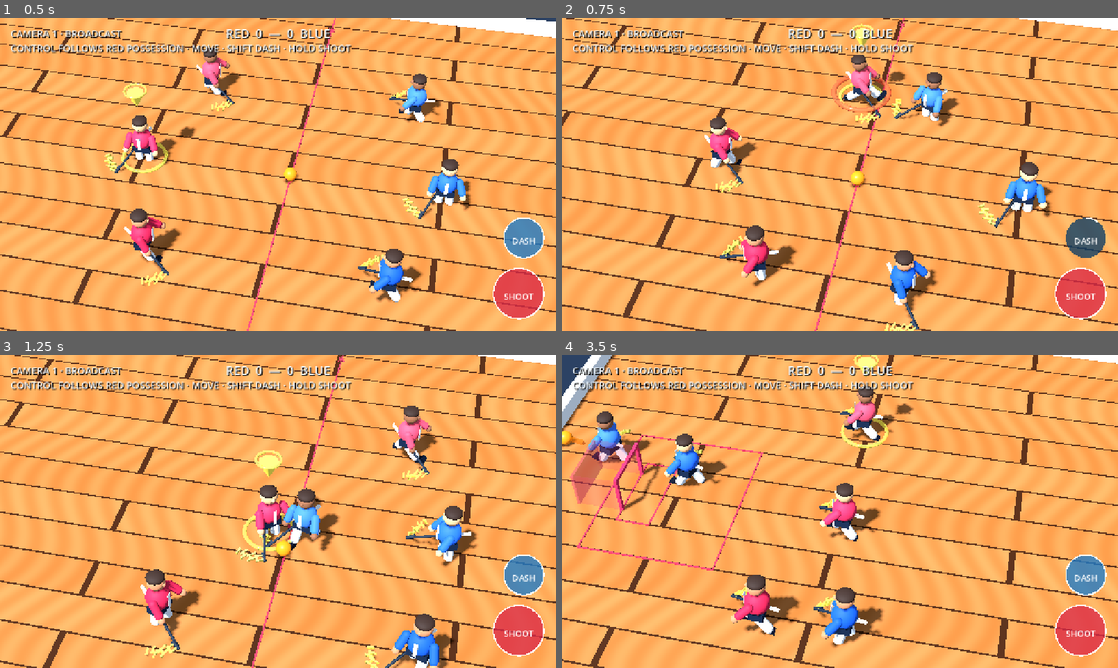
Above: before the commit, frames 1-4 (two rows, left to right).
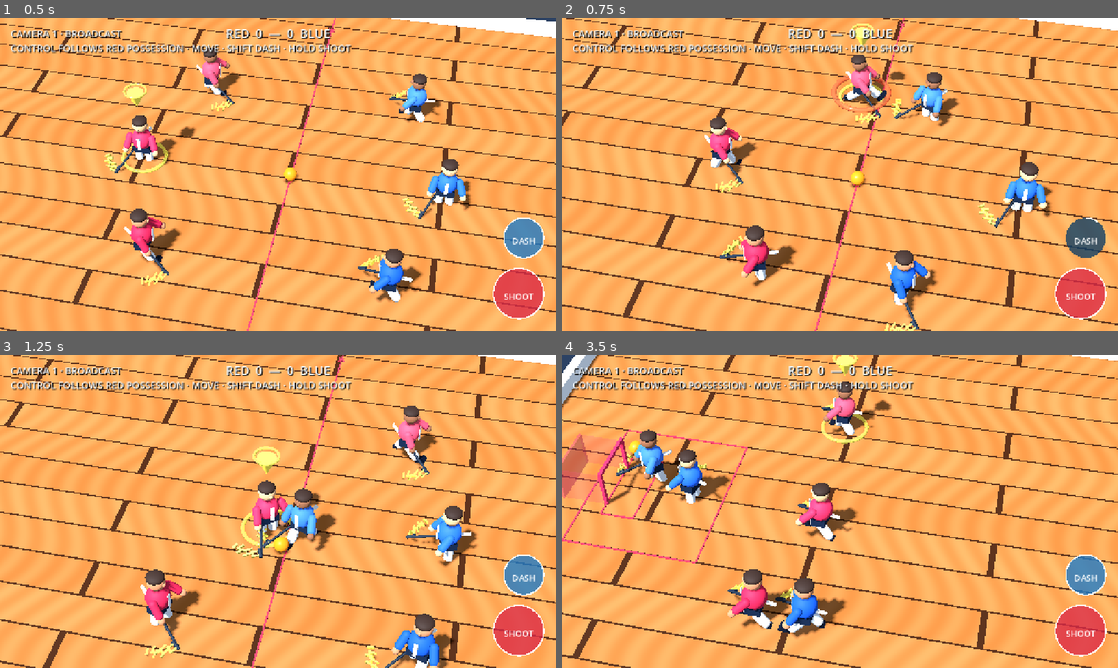
Above: after the commit, the same moments.

Repository: dylanwatsonsoftware/floorball-frenzy-3d
Game: Godot game, scene res://scenes/app/main.tscn
Same seed, same stepped clock (60 frames per second), same inputs: the game is played once before the commit and once after it.
Inputs (mouse positions are in pixels of both pictures, inside the frame that each line leads up to):
- Up to frame 1 (0.5 s): no input
- Up to frame 2 (0.75 s): tap Enter at 0.5 s; move the mouse to (962, 158) at 0.52 s; hold D (move_right) from 0.53 s (still down); tap Shift (dash) at 0.6 s; click (962, 158) at 0.67 s
- Up to frame 3 (1.25 s): keep holding D (move_right)
- Up to frame 4 (3.5 s): release D (move_right) at 1.25 s; drag from (728, 527) to (812, 574) at 1.27 s; move the mouse to (895, 442) at 2.02 s; hold D (move_right) 2.03-2.75 s; tap 1 at 2.1 s; drag from (812, 574) to (673, 464) at 2.77 s

Frame 1 is identical in both runs. In frame 2, less than 0.1% of the frame differs, in the area x 52-62%, y 1-21%; in frame 3, 2.6%; in frame 4, 25%, in the area x 0-100%, y 0-100%.

Commit message:
feat: slow ball carriers for catchable play

Diff:
--- a/scripts/gameplay/opponent_controller.gd
+++ b/scripts/gameplay/opponent_controller.gd
@@ -71,7 +71,10 @@
 	if is_dashing():
 		velocity = _dash_direction * PlayerMotorScript.DASH_SPEED
 	else:
-		velocity = PlayerMotorScript.step_velocity(velocity, decision.movement, delta, HeatSystemScript.speed_multiplier(_fuego_remaining))
+		var speed_multiplier := HeatSystemScript.speed_multiplier(_fuego_remaining)
+		if _ball.has_method("is_controlled_by_actor") and bool(_ball.call("is_controlled_by_actor", get_actor_id())):
+			speed_multiplier *= PlayerMotorScript.BALL_CARRIER_SPEED_MULTIPLIER
+		velocity = PlayerMotorScript.step_velocity(velocity, decision.movement, delta, speed_multiplier)
 	move_and_slide()
 	var boundary := RinkCollisionScript.constrain_body(global_position, velocity, RINK_HALF_LENGTH, RINK_HALF_WIDTH, 1.8)
 	global_position = boundary.position
--- a/scripts/gameplay/player_controller.gd
+++ b/scripts/gameplay/player_controller.gd
@@ -60,7 +60,10 @@
 	if is_dashing():
 		velocity = _dash_direction * PlayerMotorScript.DASH_SPEED
 	else:
-		velocity = PlayerMotorScript.step_velocity(velocity, input_vector, delta, HeatSystemScript.speed_multiplier(_fuego_remaining))
+		var speed_multiplier := HeatSystemScript.speed_multiplier(_fuego_remaining)
+		if _ball != null and _ball.has_method("is_controlled_by_actor") and bool(_ball.call("is_controlled_by_actor", get_actor_id())):
+			speed_multiplier *= PlayerMotorScript.BALL_CARRIER_SPEED_MULTIPLIER
+		velocity = PlayerMotorScript.step_velocity(velocity, input_vector, delta, speed_multiplier)
 	move_and_slide()
 	var boundary := RinkCollisionScript.constrain_body(global_position, velocity, RINK_HALF_LENGTH, RINK_HALF_WIDTH, 1.8)
 	global_position = boundary.position
--- a/scripts/gameplay/player_motor.gd
+++ b/scripts/gameplay/player_motor.gd
@@ -6,6 +6,7 @@
 const DECELERATION := 24.0
 const DASH_SPEED := 15.0
 const DASH_COOLDOWN := 1.1
+const BALL_CARRIER_SPEED_MULTIPLIER := 0.88
 
 
 static func combine_inputs(primary: Vector2, secondary: Vector2) -> Vector2:
@@ -15,7 +16,7 @@
 static func step_velocity(current: Vector3, input_vector: Vector2, delta: float, speed_multiplier: float = 1.0) -> Vector3:
 	var planar := Vector3(current.x, 0.0, current.z)
 	var input_direction := input_vector.limit_length(1.0)
-	var boosted_max_speed := MAX_SPEED * maxf(1.0, speed_multiplier)
+	var boosted_max_speed := MAX_SPEED * maxf(0.0, speed_multiplier)
 	var target := Vector3(input_direction.x, 0.0, input_direction.y) * boosted_max_speed
 	var rate := ACCELERATION if not input_direction.is_zero_approx() else DECELERATION
 	return planar.move_toward(target, rate * delta).limit_length(boosted_max_speed)
--- a/scripts/gameplay/squad_ai_controller.gd
+++ b/scripts/gameplay/squad_ai_controller.gd
@@ -47,7 +47,10 @@
 	if is_dashing():
 		velocity = _dash_direction * PlayerMotorScript.DASH_SPEED
 	else:
-		velocity = PlayerMotorScript.step_velocity(velocity, movement, delta)
+		var speed_multiplier := 1.0
+		if _ball.has_method("is_controlled_by_actor") and bool(_ball.call("is_controlled_by_actor", get_actor_id())):
+			speed_multiplier = PlayerMotorScript.BALL_CARRIER_SPEED_MULTIPLIER
+		velocity = PlayerMotorScript.step_velocity(velocity, movement, delta, speed_multiplier)
 	move_and_slide()
 	var boundary := RinkCollisionScript.constrain_body(global_position, velocity, RINK_HALF_LENGTH, RINK_HALF_WIDTH, 1.8)
 	global_position = boundary.position
--- a/tests/player_motor_test.gd
+++ b/tests/player_motor_test.gd
@@ -22,6 +22,10 @@
 	var fuego_capped: Vector3 = script.step_velocity(Vector3(100.0, 0.0, 0.0), Vector2.RIGHT, 1.0, 1.2)
 	if not is_equal_approx(fuego_capped.length(), script.MAX_SPEED * 1.2):
 		fail("En Fuego movement must use the boosted maximum speed")
+		return
+	var carrier_capped: Vector3 = script.step_velocity(Vector3(100.0, 0.0, 0.0), Vector2.RIGHT, 1.0, script.BALL_CARRIER_SPEED_MULTIPLIER)
+	if carrier_capped.length() >= capped.length() or carrier_capped.length() < capped.length() * 0.8:
+		fail("Ball carriers must be slightly slower so defenders can realistically close them down; carrier=%s free=%s" % [carrier_capped.length(), capped.length()])
 		return
 
 	var slowed: Vector3 = script.step_velocity(Vector3(5.0, 0.0, 0.0), Vector2.ZERO, 0.1)
